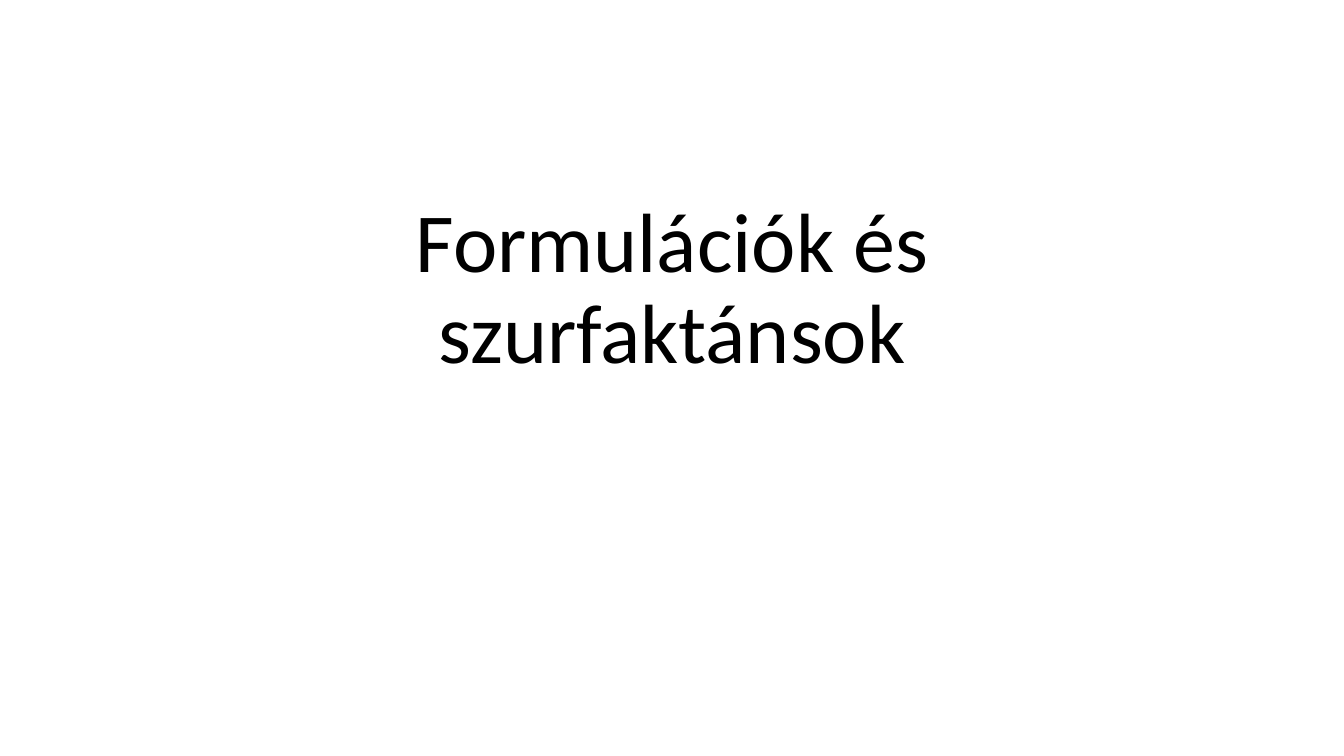
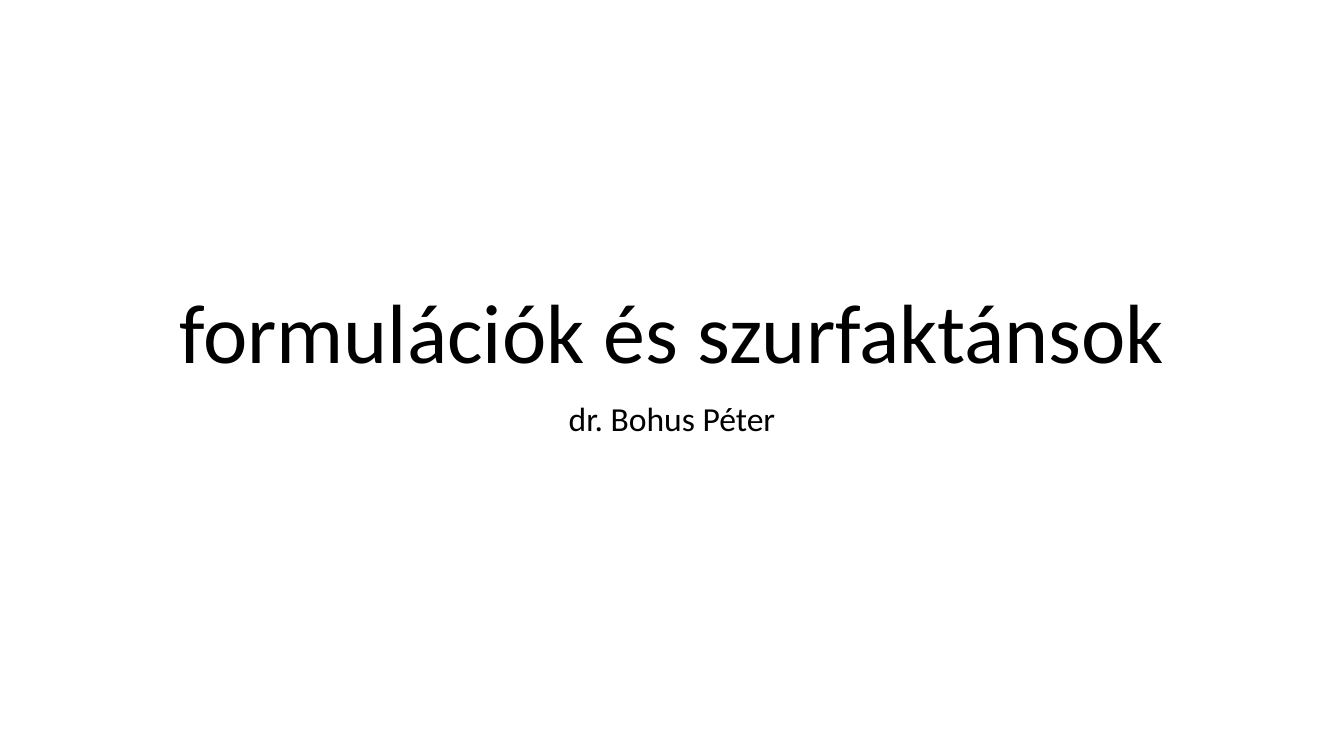
Before and after one commit to LilianaBohus/chemistry-presenations, a slide deck: slide 1 of formulations-and-surfactants.pptx. Drawn at 1344x756 pixels with LibreOffice and Linux fonts; fonts in the diff are those of the drawing. Boxes give left, top, right and bottom in pixels: in the first picture for what was removed or moved away, otherwise in the second. Text is boxed around its words. In the diff, an @@ line names an element or a change of style, - is before the commit and + after.

```diff
--- a/formulations-and-surfactants.pptx
+++ b/formulations-and-surfactants.pptx
@@ title at <box>179,304,1164,364</box>: text changed @@
-Formulációk és szurfaktánsok
+formulációk és szurfaktánsok
@@ subtitle added at <box>569,407,776,432</box>, 24 pt, text #000000 @@
+dr. Bohus Péter
```
Also in this commit, not shown: 3 other slides changed, 4 slides added, 3 slides removed.
